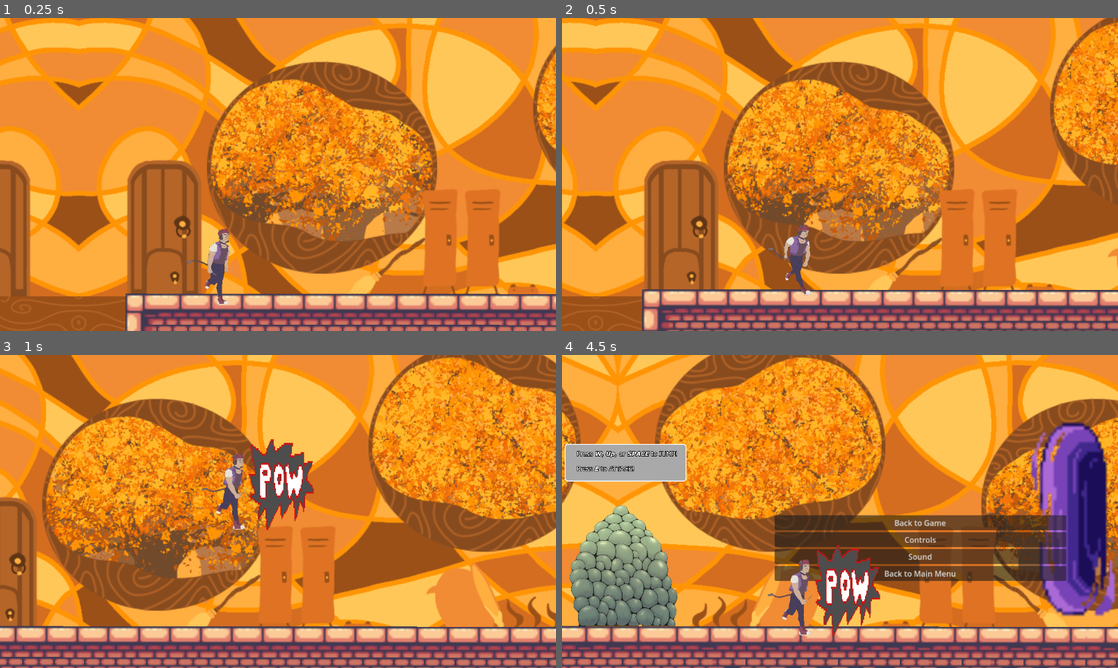
Above: before the commit, frames 1-4 (two rows, left to right).
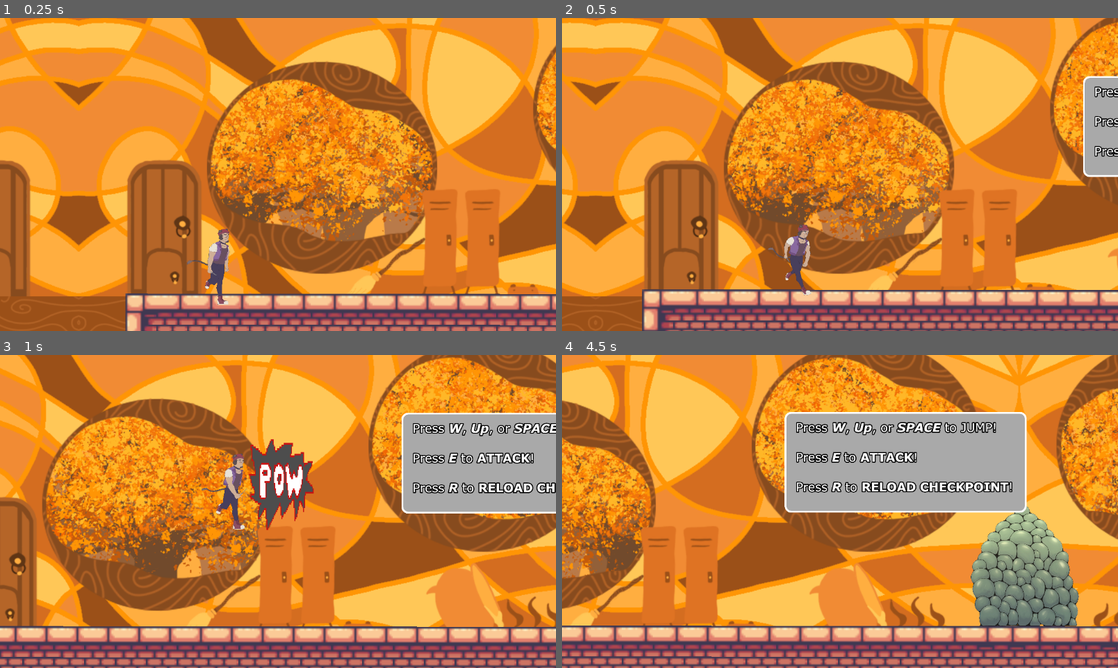
Above: after the commit, the same moments.

Repository: MetaToshi/dimension-hopping-oceans-9
Game: Godot game, scene res://mainscene.tscn
Same seed, same stepped clock (60 frames per second), same inputs: the game is played once before the commit and once after it. This scene is started directly instead of the project's main scene.
Inputs (mouse positions are in pixels of both pictures, inside the frame that each line leads up to):
- Up to frame 1 (0.25 s): no input
- Up to frame 2 (0.5 s): no input
- Up to frame 3 (1 s): tap E (attack) at 0.6 s; tap Up (jump) at 0.77 s
- Up to frame 4 (4.5 s): tap E (attack) every 0.75 s from 1.35 to 3.6 s; tap Up (jump) at 1.52, 3.02, 3.77 s; tap Escape (pause) at 4.15 s; click (923, 530) at 4.25 s, where only the run after the commit has a clickable "Reload Checkpoint"

Frame 1 is identical in both runs. In frame 2, 2.0% of the frame differs, in the area x 93-100%, y 18-51%; in frame 3, 8.9%; in frame 4, 85%, in the area x 0-100%, y 0-100%.

Commit message:
Implemented Checkpoints
Implemented Checkpoints at the start of each dimension, and updated the Controls, Tutorial, and Pause Menu to mention how to reload to the last checkpoint.

Diff:
--- a/Collage Dimension Hopping 170 game/Characters/player.gd
+++ b/Collage Dimension Hopping 170 game/Characters/player.gd
@@ -2,6 +2,7 @@
 
 @export var speed : float = 500.0
 @export var jump_velocity : float = -1250
+var current_Restart = Vector2(0,200)
 
 
 """
@@ -41,12 +42,15 @@
 	if Input.is_action_just_pressed("attack"):
 		$Chara.play("attack")
 		$FireSpell.play()
+	if Input.is_action_just_pressed("Restart from Checkpoint"):
+		respawn()
 
 func respawn():
-	$DIM1BGMUSIC.play()
-	position.x = 0
-	position.y = 0
-	pass
+	position = current_Restart
+	$Camera2D.position.x = current_Restart.x - 200
+	$Camera2D.position.y = current_Restart.y - 500
+	if current_Restart.y > 1000:
+		$Camera2D.position.y = current_Restart.y - 5000
 
 # Player entering through portal
 func _on_area_2d_area_entered(area):
@@ -61,6 +65,8 @@
 		$DIM2BGMUSIC.play()
 		position.x = 0
 		position.y = 1500
+		current_Restart.x = 0
+		current_Restart.y = 1500
 		speed = 750
 		jump_velocity = -1500
 
@@ -75,6 +81,8 @@
 		# $ParallaxLayer1.parallax_scale = Vector2() # changes size
 		position.x = 0
 		position.y = 3000
+		current_Restart.x = 0
+		current_Restart.y = 3000
 		gravity = 2500
 		speed = 400
 		jump_velocity = -1000
--- a/Collage Dimension Hopping 170 game/Scripts/options.gd
+++ b/Collage Dimension Hopping 170 game/Scripts/options.gd
@@ -18,3 +18,7 @@
 func _on_controls_pressed():
 	$VBoxContainer/Description.visible = true
 	$Button.visible = true
+
+
+func _on_reload_checkpoint_pressed():
+	pass # Replace with function body.
--- a/Collage Dimension Hopping 170 game/mainscene.gd
+++ b/Collage Dimension Hopping 170 game/mainscene.gd
@@ -38,3 +38,9 @@
 func _on_control_menu_x_pressed():
 	$ControlMenuX.visible = false
 	$ControlMenu.visible = false
+
+
+func _on_reload_checkpoint_pressed():
+	get_tree().paused = false
+	$PauseMenu.visible = false
+	$Player.respawn()
--- a/Collage Dimension Hopping 170 game/mainscene.tscn
+++ b/Collage Dimension Hopping 170 game/mainscene.tscn
@@ -12,8 +12,8 @@
 [ext_resource type="Script" path="res://Scripts/Portal.gd" id="8_ipvwj"]
 [ext_resource type="Texture2D" uid="uid://u1ynwxd6nctf" path="res://Assets/DIM3 tileset.png" id="8_jn134"]
 [ext_resource type="Script" path="res://TestPortal2.gd" id="9_d7uj5"]
-[ext_resource type="PackedScene" uid="uid://b44mbxo0yuf7m" path="res://Scripts/d1_breakable.tscn" id="10_e3c4m"]
-[ext_resource type="PackedScene" uid="uid://chqeb7j5ym2g8" path="res://Scripts/mainmenu.tscn" id="11_l4yfr"]
+[ext_resource type="PackedScene" uid="uid://b44mbxo0yuf7m" path="res://Scripts + Scenes/sprite_2d.tscn" id="10_e3c4m"]
+[ext_resource type="PackedScene" uid="uid://chqeb7j5ym2g8" path="res://Scripts + Scenes/mainmenu.tscn" id="11_l4yfr"]
 [ext_resource type="Texture2D" uid="uid://bm8k3dm7o5df0" path="res://Assets/game_hint_text.webp" id="13_gao4e"]
 [ext_resource type="Texture2D" uid="uid://rtfa88uouejn" path="res://Assets/game_project_tutorial_image.webp" id="14_g383w"]
 [ext_resource type="PackedScene" uid="uid://bjn500ldjgebj" path="res://Scripts/d1_jumpable.tscn" id="17_vewc0"]
@@ -1831,6 +1831,10 @@
 layout_mode = 2
 text = "Back to Game"
 
+[node name="Reload Checkpoint" type="Button" parent="PauseMenu"]
+layout_mode = 2
+text = "Reload Checkpoint"
+
 [node name="Controls" type="Button" parent="PauseMenu"]
 layout_mode = 2
 text = "Controls"
@@ -1866,8 +1870,8 @@
 position = Vector2(4577, 211)
 
 [node name="GameProjectTutorialImage" type="Sprite2D" parent="."]
-position = Vector2(1351, -17)
-scale = Vector2(0.2, 0.2)
+position = Vector2(1100, -17)
+scale = Vector2(0.4, 0.4)
 texture = ExtResource("14_g383w")
 
 [node name="JumpWall3" parent="." instance=ExtResource("17_vewc0")]
@@ -1904,6 +1908,8 @@
 position = Vector2(11975, 100)
 
 [connection signal="pressed" from="PauseMenu/Back to Game" to="." method="_on_back_to_game_pressed"]
+[connection signal="pressed" from="PauseMenu/Reload Checkpoint" to="." method="_on_back_to_game_pressed"]
+[connection signal="pressed" from="PauseMenu/Reload Checkpoint" to="." method="_on_reload_checkpoint_pressed"]
 [connection signal="pressed" from="PauseMenu/Controls" to="." method="_on_controls_pressed"]
 [connection signal="pressed" from="PauseMenu/Back to Main Menu" to="." method="_on_back_to_main_menu_pressed"]
 [connection signal="pressed" from="ControlMenuX" to="." method="_on_control_menu_x_pressed"]
--- a/Collage Dimension Hopping 170 game/project.godot
+++ b/Collage Dimension Hopping 170 game/project.godot
@@ -12,7 +12,7 @@
 
 config/name="Collage Dimensional Hopping"
 run/main_scene="res://Scripts + Scenes/main_menu.tscn"
-config/features=PackedStringArray("4.0", "GL Compatibility")
+config/features=PackedStringArray("4.1", "GL Compatibility")
 config/icon="res://icon.svg"
 
 [display]
@@ -57,6 +57,11 @@
 , Object(InputEventKey,"resource_local_to_scene":false,"resource_name":"","device":-1,"window_id":0,"alt_pressed":false,"shift_pressed":false,"ctrl_pressed":false,"meta_pressed":false,"pressed":false,"keycode":0,"physical_keycode":80,"key_label":0,"unicode":112,"echo":false,"script":null)
 ]
 }
+"Restart from Checkpoint"={
+"deadzone": 0.5,
+"events": [Object(InputEventKey,"resource_local_to_scene":false,"resource_name":"","device":-1,"window_id":0,"alt_pressed":false,"shift_pressed":false,"ctrl_pressed":false,"meta_pressed":false,"pressed":false,"keycode":0,"physical_keycode":82,"key_label":0,"unicode":114,"echo":false,"script":null)
+]
+}
 
 [physics]
 
Binary file changed: Collage Dimension Hopping 170 game/Assets/game_project_tutorial_image.webp
